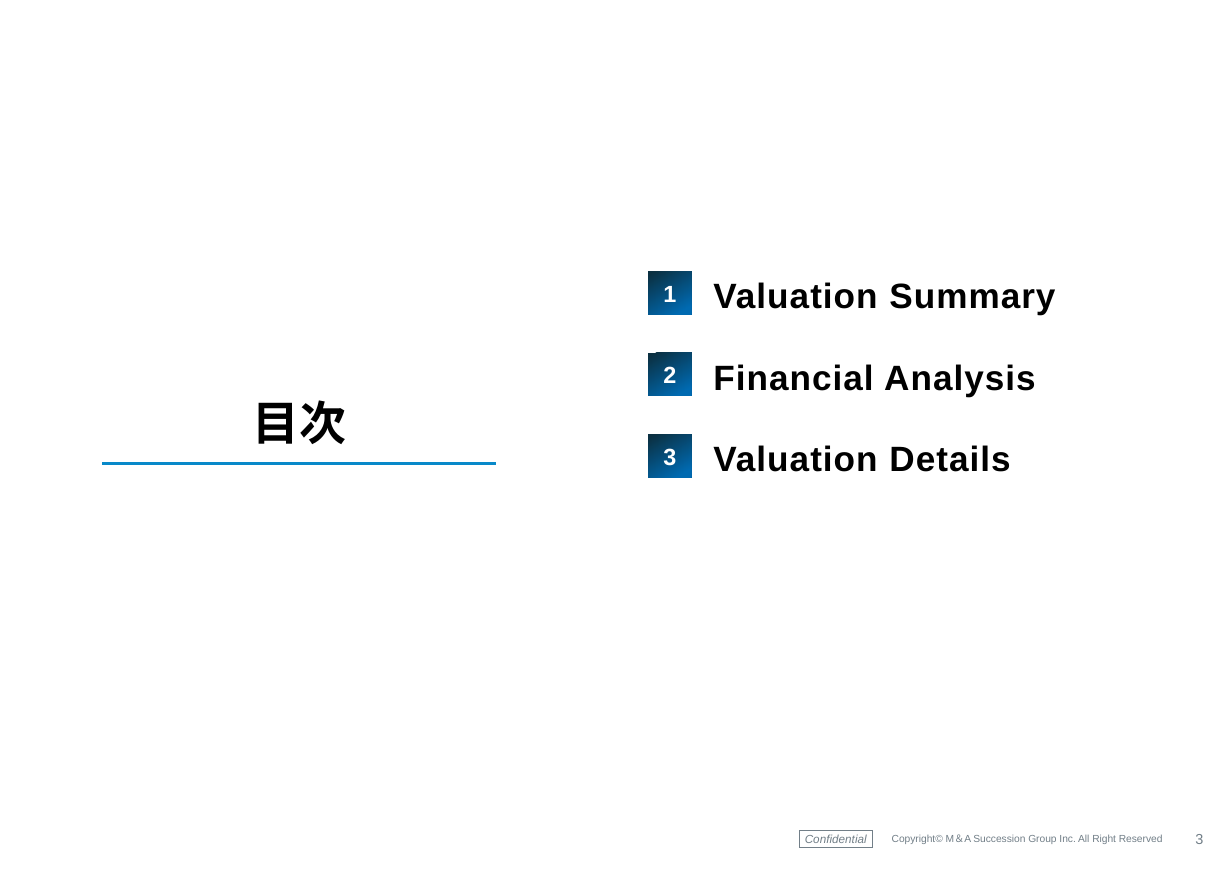
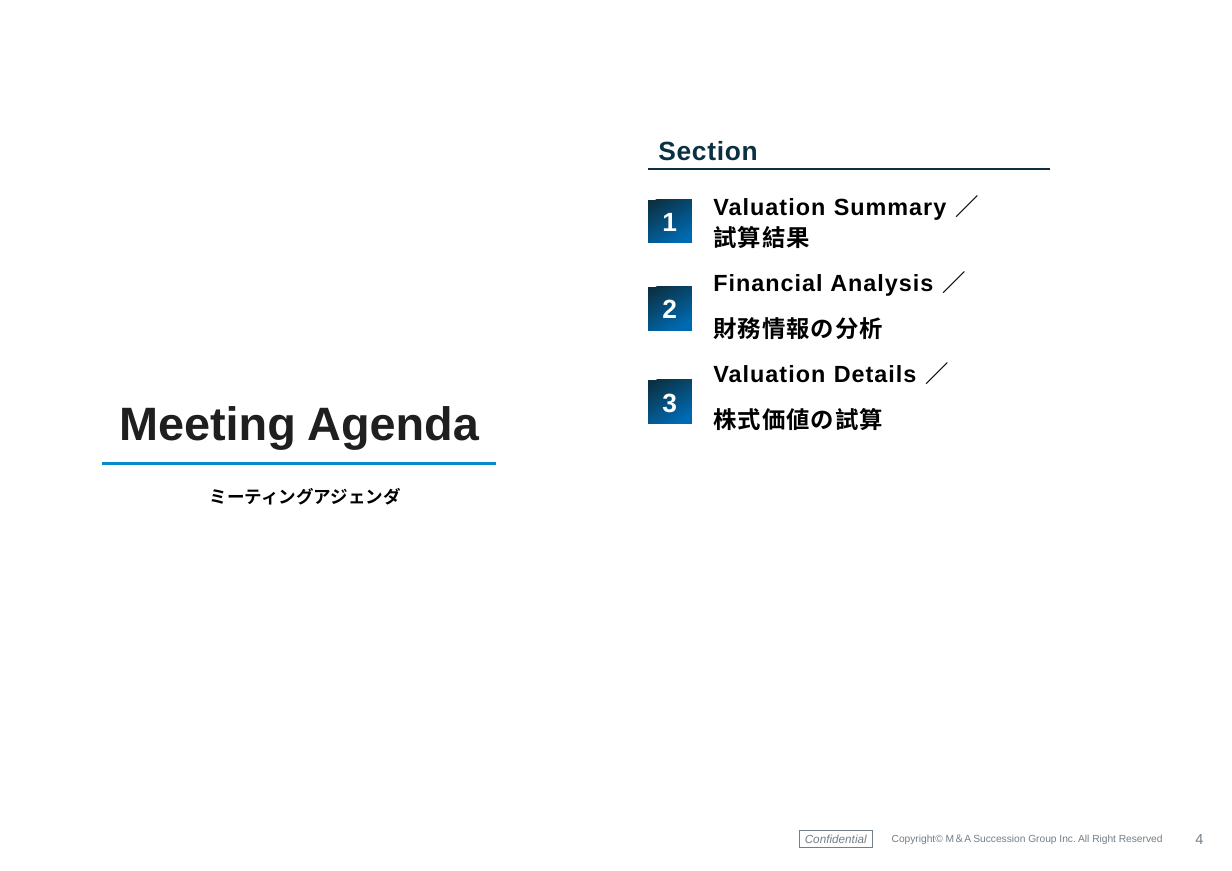
Before and after one commit to keisuketagaito/github-1st, a slide deck: slide 4 of LUXAS株式会社/株式価値評価書_LUXAS株式会社_20260923.pptx. Drawn at 1232x871 pixels with LibreOffice and Linux fonts; fonts in the diff are those of the drawing; background and template pictures are left out. Boxes give left, top, right and bottom in pixels: in the first picture for what was removed or moved away, otherwise in the second. Text is boxed around its words. In the diff, an @@ line names an element or a change of style, - is before the commit and + after.

```diff
--- a/LUXAS株式会社/株式価値評価書_LUXAS株式会社_20260923.pptx
+++ b/LUXAS株式会社/株式価値評価書_LUXAS株式会社_20260923.pptx
@@ text added at bbox=[658, 141, 757, 161], 18 pt, text #0B3041, bold @@
+Section
@@ line added from (648, 170) to (1051, 170), #0B3041 1.5 pt @@
@@ size 16 to 18 pt in 3 elements at bbox=[648, 380, 691, 424], bbox=[648, 287, 691, 330], bbox=[648, 199, 691, 242] @@
@@ rectangle "1": place and size @@
-rectangle "1" at bbox=[648, 271, 691, 314]
+rectangle "1" at bbox=[648, 199, 691, 242]
@@ text added at bbox=[713, 198, 946, 430], 16 pt, text #000000, bold @@
+Valuation Summary ／
+試算結果
+Financial Analysis ／
+財務情報の分析
+Valuation Details ／
+株式価値の試算
@@ rectangle "2": place and size @@
-rectangle "2" at bbox=[648, 353, 691, 396]
+rectangle "2" at bbox=[648, 287, 691, 330]
@@ text removed at bbox=[713, 282, 1055, 472] @@
-Valuation Summary
-Financial Analysis
-Valuation Details
@@ rectangle "3": place and size @@
-rectangle "3" at bbox=[648, 434, 691, 477]
+rectangle "3" at bbox=[648, 380, 691, 424]
@@ text at bbox=[119, 406, 479, 449]: text changed; text colour #000000 to #1F1F1F @@
-目次
+Meeting Agenda
@@ text added at bbox=[209, 488, 400, 505], 12 pt, text #000000, bold @@
+ミーティングアジェンダ
@@ page number at bbox=[1195, 834, 1203, 844]: text changed @@
-3
+4
```
Also in this commit, not shown: 15 other slides changed, 9 slides added, 7 slides removed, 11 other files.
